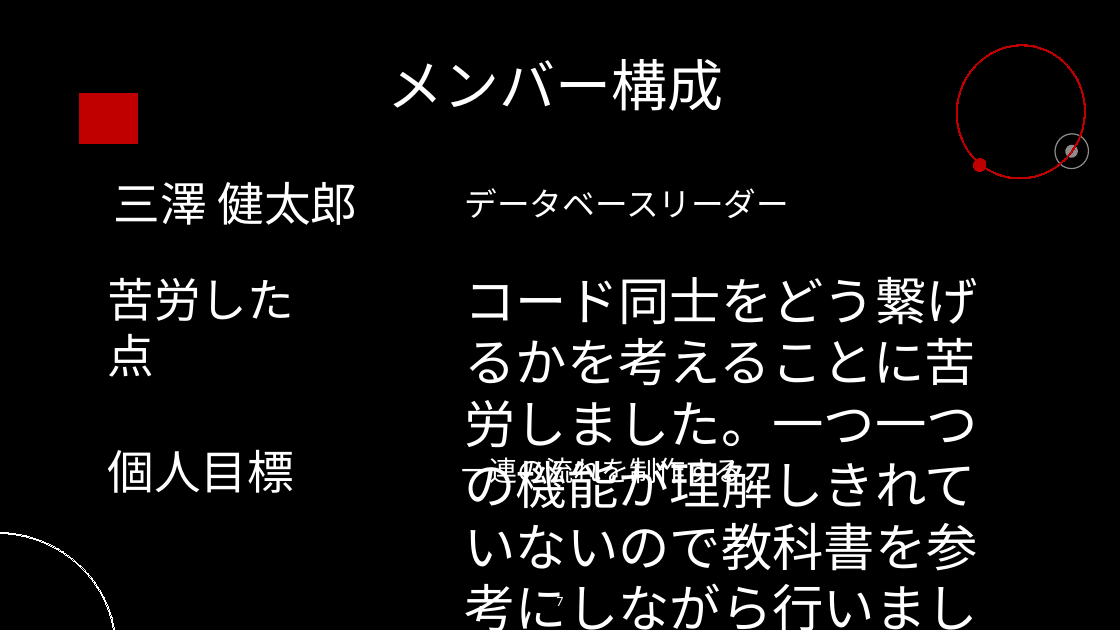
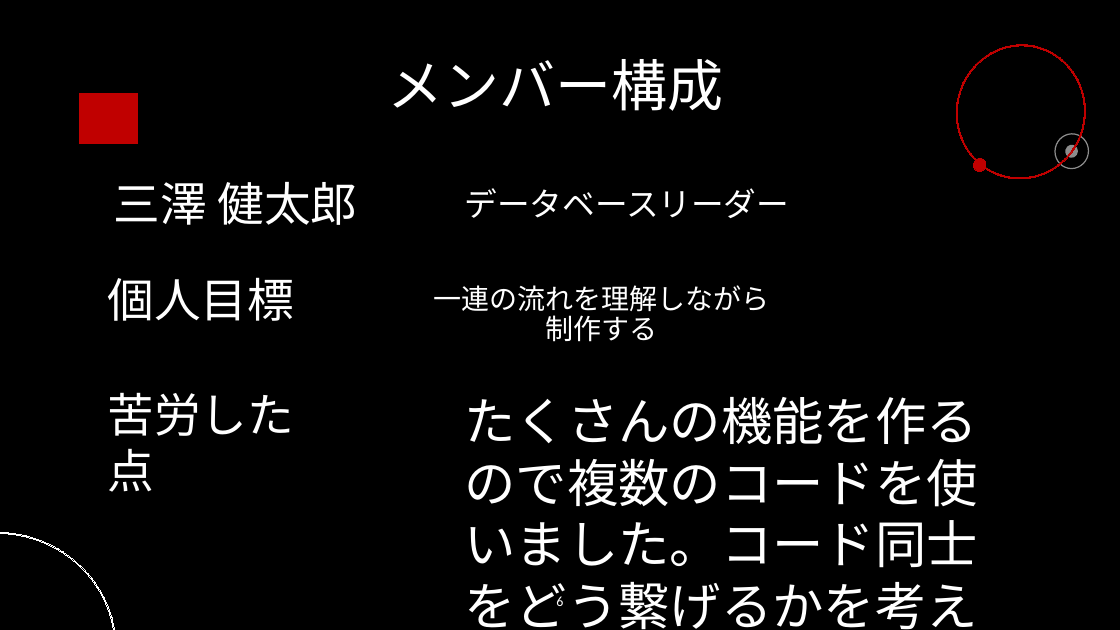
Before and after one commit to 2022java42-student022/document, a slide deck: slide 6 of 成果プレゼン資料/研修プレゼン - コピー.pptx (slide 7 before the commit). Drawn at 1120x630 pixels with LibreOffice and Linux fonts; fonts in the diff are those of the drawing; background and template pictures are left out. Boxes give left, top, right and bottom in pixels: in the first picture for what was removed or moved away, otherwise in the second. Text is boxed around its words. In the diff, an @@ line names an element or a change of style, - is before the commit and + after.

```diff
--- a/成果プレゼン資料/研修プレゼン - コピー.pptx
+++ b/成果プレゼン資料/研修プレゼン - コピー.pptx
@@ text "個人目標": place and size @@
-text "個人目標" at [107,449,294,493]
+text "個人目標" at [107,277,294,321]
@@ text at [433,285,769,342]: text changed @@
-一連の流れを制作する
+一連の流れを理解しながら制作する
@@ text "苦労した点": place and size @@
-text "苦労した点" at [107,277,294,377]
+text "苦労した点" at [107,392,294,492]
@@ text at [465,397,978,630]: text changed @@
-コード同士をどう繋げるかを考えることに苦労しました。一つ一つの機能が理解しきれていないので教科書を参考にしながら行いました。
+たくさんの機能を作るので複数のコードを使いました。コード同士をどう繋げるかを考えることに苦労しました。
@@ page number at [556,596,563,606]: text changed @@
-7
+6
```
Also in this commit, not shown: 7 other slides changed.
